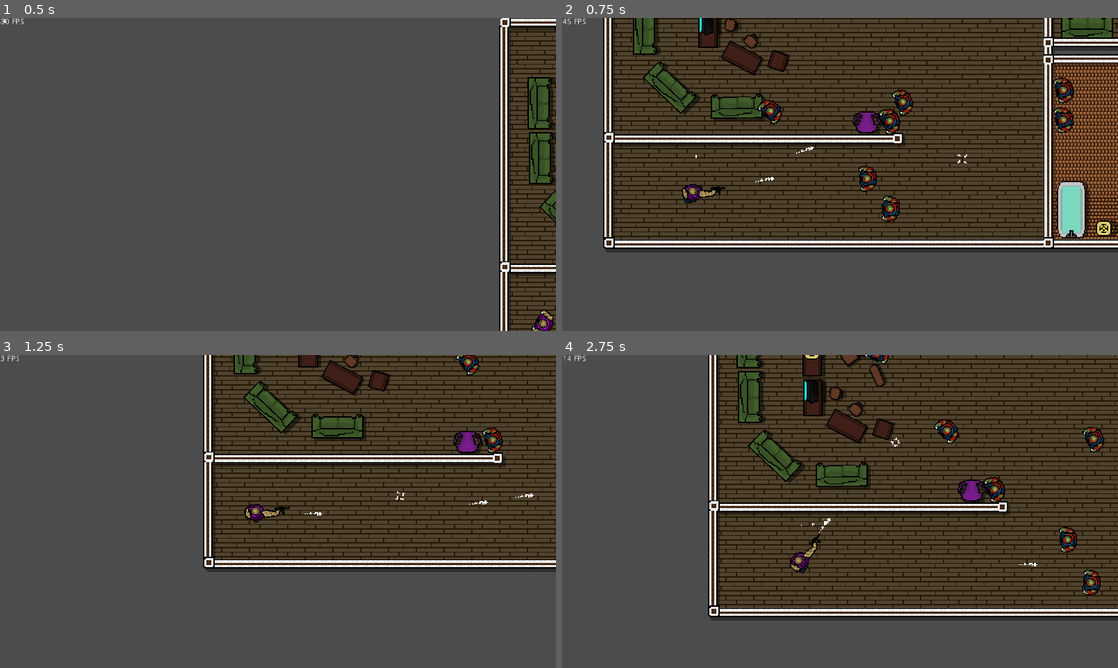
Above: before the commit, frames 1-4 (two rows, left to right).
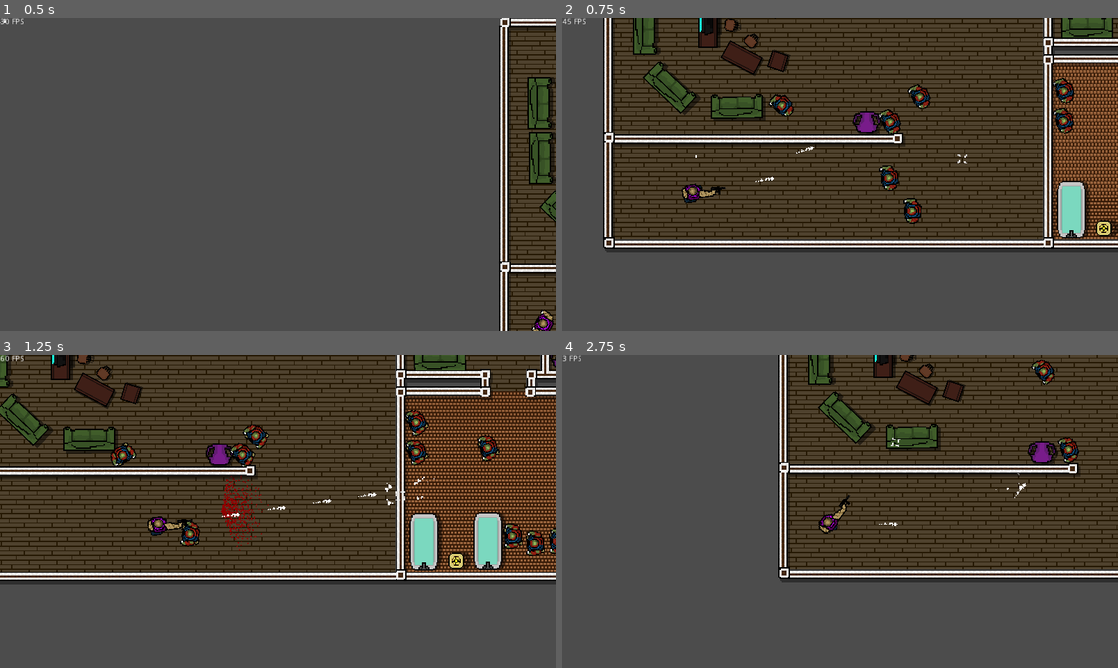
Above: after the commit, the same moments.

Repository: Martovvi/Zombie-Hunter
Game: Godot game, scene res://Game.tscn
Same seed, same stepped clock (60 frames per second), same inputs: the game is played once before the commit and once after it.
Inputs (mouse positions are in pixels of both pictures, inside the frame that each line leads up to):
- Up to frame 1 (0.5 s): no input
- Up to frame 2 (0.75 s): tap Enter at 0.5 s; move the mouse to (962, 158) at 0.52 s; press the mouse at (962, 158) at 0.53 s; hold Right (ui_right) from 0.53 s (still down)
- Up to frame 3 (1.25 s): keep holding Right (ui_right)
- Up to frame 4 (2.75 s): move the mouse to (728, 527) at 1.27 s; release Right (ui_right) at 1.28 s; release the mouse at (728, 527) at 1.28 s; hold Down (ui_down) 1.28-2.03 s; click (728, 527) at 1.35 s; move the mouse to (895, 442) at 2.02 s; press the mouse at (895, 442) at 2.03 s; hold Right (ui_right) from 2.03 s (still down)

Frame 1 is identical in both runs. In frame 2, 2.1% of the frame differs, in the area x 35-93%, y 18-66%; in frame 3, 62%, in the area x 0-100%, y 0-74%; in frame 4, 47%.

Commit message:
Added simple zombie animations

Diff:
--- a/scenes/zombie.tscn
+++ b/scenes/zombie.tscn
@@ -14,10 +14,6 @@
 [sub_resource type="AtlasTexture" id=3]
 atlas = ExtResource( 2 )
 region = Rect2( 48, 0, 24, 24 )
-
-[sub_resource type="AtlasTexture" id=4]
-atlas = ExtResource( 2 )
-region = Rect2( 72, 0, 24, 24 )
 
 [sub_resource type="AtlasTexture" id=5]
 atlas = ExtResource( 2 )
@@ -37,10 +33,10 @@
 
 [sub_resource type="SpriteFrames" id=9]
 animations = [ {
-"frames": [ SubResource( 1 ), SubResource( 2 ), SubResource( 3 ), SubResource( 1 ), SubResource( 4 ), SubResource( 5 ), SubResource( 6 ), SubResource( 7 ) ],
+"frames": [ SubResource( 1 ), SubResource( 2 ), SubResource( 3 ), SubResource( 2 ), SubResource( 1 ), SubResource( 5 ), SubResource( 6 ), SubResource( 7 ) ],
 "loop": true,
 "name": "default",
-"speed": 5.0
+"speed": 10.0
 }, {
 "frames": [ SubResource( 8 ) ],
 "loop": true,
@@ -77,7 +73,7 @@
 "frames": [ SubResource( 12 ), SubResource( 13 ), SubResource( 14 ), SubResource( 13 ), SubResource( 15 ), SubResource( 16 ), SubResource( 15 ) ],
 "loop": true,
 "name": "default",
-"speed": 5.0
+"speed": 10.0
 }, {
 "frames": [ SubResource( 18 ) ],
 "loop": true,
@@ -93,17 +89,17 @@
 [node name="Body" type="AnimatedSprite" parent="."]
 rotation = 1.5708
 frames = SubResource( 9 )
-animation = "idle"
 
 [node name="Legs" type="AnimatedSprite" parent="."]
 rotation = 1.5708
 z_index = -1
 frames = SubResource( 11 )
-animation = "idle"
 
 [node name="CollisionShape2D" type="CollisionShape2D" parent="."]
+visible = false
 shape = SubResource( 17 )
 
 [node name="RayCast2D" type="RayCast2D" parent="."]
+visible = false
 enabled = true
-cast_to = Vector2( 11, 0 )
+cast_to = Vector2( 12, 0 )
--- a/scripts/zombie.gd
+++ b/scripts/zombie.gd
@@ -1,9 +1,9 @@
 extends KinematicBody2D
 # Simple zombie AI that follows the player and kills him when the player is too close.
 
-const MOVE_SPEED = 155
+const MOVE_SPEED = 130
 
-var velocity = Vector2.ZERO
+var is_chasing = false
 
 onready var raycast = $RayCast2D
 onready var zombie_body = $Body
@@ -16,54 +16,26 @@
 	vec_to_player = vec_to_player.normalized()
 	global_rotation = atan2(vec_to_player.y, vec_to_player.x)
 	move_and_collide(vec_to_player * MOVE_SPEED * delta)
+	is_chasing = true
 
 	if raycast.is_colliding():
 		var coll = raycast.get_collider()
 		if coll.name == "Player":
 			coll.kill()
 
-# Animations controller for various zombie based animations.
 func animations_controller():
-	if(velocity != Vector2.ZERO):
+	if(is_chasing):
 		zombie_body.play("default")
 		zombie_legs.play("default")
-	if(velocity != Vector2.ZERO):
-		zombie_legs.play("default")
-	if(velocity == Vector2.ZERO):
+	else:
+		zombie_body.stop()
 		zombie_legs.stop()
-		zombie_legs.play("idle")
-	elif(velocity == Vector2.ZERO):
 		zombie_body.play("idle")
 		zombie_legs.play("idle")
 
- # Rotates legs based on movement direction.
-func rotate_legs():
-	if(velocity.x != 0 && velocity.y == 0):
-		if(velocity.x > 0):
-			zombie_legs.set_rotation_degrees(-90)
-		else:
-			zombie_legs.set_rotation_degrees(90)
-	elif(velocity.x == 0 && velocity.y != 0):
-		if(velocity.y > 0):
-			zombie_legs.set_rotation_degrees(0)
-		else:
-			zombie_legs.set_rotation_degrees(180)
-	elif(velocity.x != 0 && velocity.y != 0):
-		if(velocity.x > 0 && velocity.y < 0):
-			zombie_legs.set_rotation_degrees(-135)
-		elif(velocity.x < 0 && velocity.y > 0):
-			zombie_legs.set_rotation_degrees(45)
-		elif(velocity.x > 0 && velocity.y > 0):
-			zombie_legs.set_rotation_degrees(-45)
-		elif(velocity.x < 0 && velocity.y < 0):
-			zombie_legs.set_rotation_degrees(135)
-	else:
-		zombie_legs.set_rotation_degrees(0)
-
-
 func _physics_process(delta):
 	chase_player(delta)
-
+	animations_controller()
 
 func hit():
 	var blood_instance = blood.instance()
Not shown: 1 places in scenes/zombie.tscn that only renumber resources
